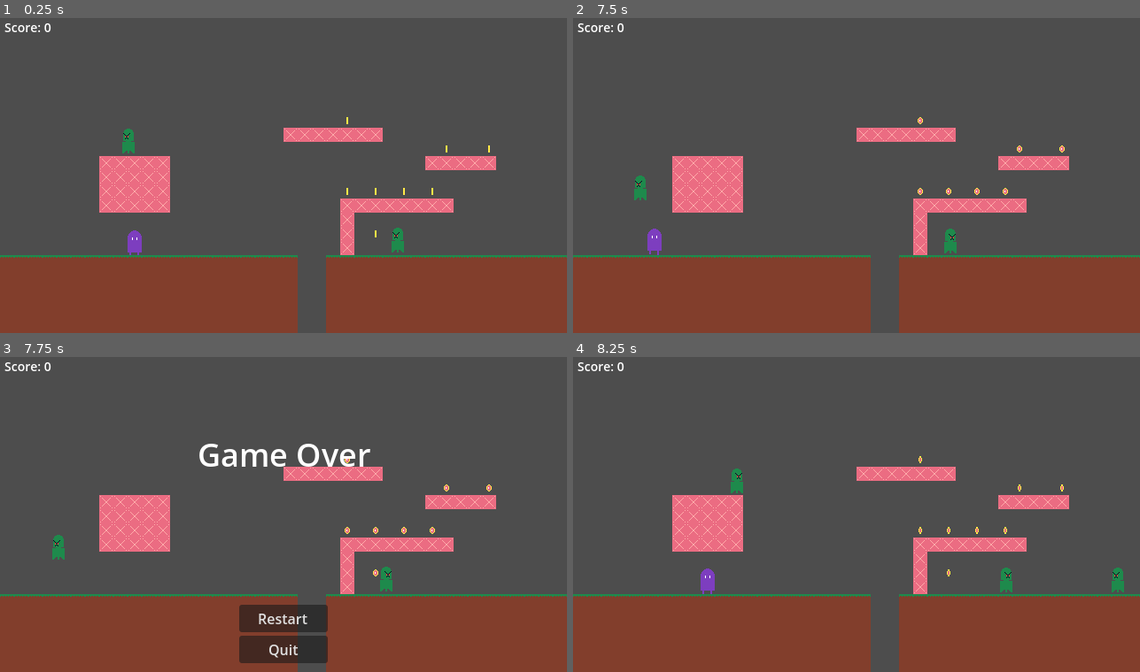
Above: before the commit, frames 1-4 (two rows, left to right).
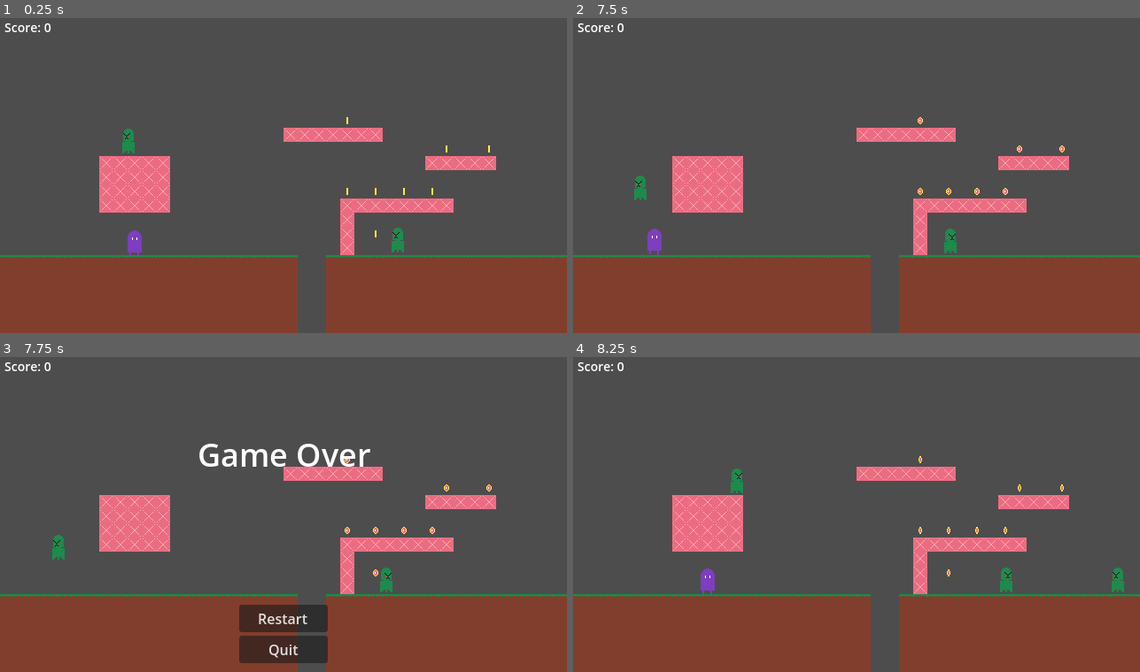
Above: after the commit, the same moments.

Repository: tfcb93/module-small-platformer
Game: Godot game, scene res://scenes/game.tscn
Same seed, same stepped clock (60 frames per second), same inputs: the game is played once before the commit and once after it.
Inputs:
- Up to frame 1 (0.25 s): no input
- Up to frame 2 (7.5 s): hold Right (right) 0.53-2.03 s; tap Space (jump) at 0.77, 1.52, 3.02, 3.77, 4.52, 6.02 s; hold A (left) 2.03-2.78 s; hold Right (right) 2.78-4.28 s; hold A (left) 4.28-5.03 s; hold Right (right) 5.03-5.78 s; hold A (left) 5.78-6.5 s; click "Restart" at 6.5 s; hold A (left) from 7.28 s (still down)
- Up to frame 3 (7.75 s): keep holding A (left); tap Space (jump) at 7.52 s
- Up to frame 4 (8.25 s): release A (left) at 8 s; click "Restart" at 8 s

Frames 1-2 are identical in both runs. In frame 3, less than 0.1% of the frame differs, in the area x 67-70%, y 66-75%; in frame 4, nothing differs.

Commit message:
Adjusts enemies to halt when player dies

Diff:
--- a/scenes/player.tscn
+++ b/scenes/player.tscn
@@ -129,10 +129,6 @@
 [node name="CollisionShape2D" type="CollisionShape2D" parent="."]
 shape = SubResource("CapsuleShape2D_v62bb")
 
-[node name="Sprite2D" type="Sprite2D" parent="."]
-visible = false
-texture = ExtResource("1_ft07a")
-
 [node name="camera" type="Camera2D" parent="."]
 unique_name_in_owner = true
 script = ExtResource("3_uxvar")
--- a/scripts/enemy.gd
+++ b/scripts/enemy.gd
@@ -9,6 +9,8 @@
 	%animation.play("default");
 	direction = choose_direction();
 	change_direction();
+
+	Events.stop_enemies.connect(_on_stop_enemies);
 
 
 func _physics_process(delta: float) -> void:
@@ -61,8 +63,10 @@
 func _on_bottom_area_body_entered(body: Node2D) -> void:
 	if (body.name == "Player"):
 		Events.kill_player.emit();
-		%animation.frame = 0;
-		%animation.stop();
 	if (body.name == "Enemy"):
 		body.hit_another_enemy();
 		hit_another_enemy();
+
+func _on_stop_enemies() -> void:
+	%animation.frame = 0;
+	%animation.stop();
--- a/scripts/events.gd
+++ b/scripts/events.gd
@@ -12,6 +12,7 @@
 signal kill_player();
 signal player_fell();
 signal player_died();
+signal stop_enemies();
 
 signal add_point();
 signal update_score();
--- a/scripts/game.gd
+++ b/scripts/game.gd
@@ -33,12 +33,14 @@
 	Events.show_menu.emit();
 	Globals.is_game_over = true;
 	Events.player_died.emit();
+	Events.stop_enemies.emit();
 
 func _on_player_fell() -> void:
 	Events.show_message.emit("Game Over");
 	Events.show_menu.emit();
 	Globals.is_game_over = true;
 	Events.player_died.emit();
+	Events.stop_enemies.emit();
 
 func _on_restart_game() -> void:
 	Events.hide_message.emit();
